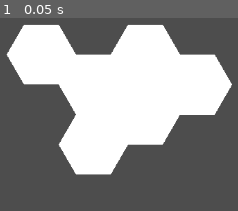
Above: before the commit, frame 1.
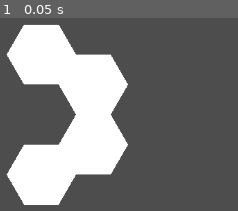
Above: after the commit, the same moment.

Repository: shuhei0916/hex-world
Game: Godot game, scene res://tile_spawner.tscn
Same seed, same stepped clock (60 frames per second), same inputs: the game is played once before the commit and once after it. This scene is started directly instead of the project's main scene.
Inputs:
- Up to frame 1 (0.05 s): no input

The runs differ from the first frame. In frame 1, 28% of the frame differs, in the area x 2-98%, y 3-97%.

Commit message:
Update TILE_SHAPES

Diff:
--- a/tile_spawner.gd
+++ b/tile_spawner.gd
@@ -4,21 +4,18 @@
 
 # 複数のセルで構成されたタイル（形状）の定義
 const TILE_SHAPES = {
-	"single": [Vector2(0, 0)],                   # 単一セル
-	"horizontal_2": [Vector2(0, 0), Vector2(1, 0)],    # 水平2セル
-	"vertical_2": [Vector2(0, 0), Vector2(0, 1)],    # 垂直2セル
-	"L_shape": [Vector2(0, 0), Vector2(1, 0), Vector2(0, 1)],  # L字型
-	"bar": [Vector2(0, 0), Vector2(1, 0), Vector2(2, 0), Vector2(3, 0)],  # 水平4セル (Tetrahex - bar)
-	"worm": [Vector2(0, 0), Vector2(0, 1), Vector2(0, 2), Vector2(0, 3)],  # 垂直4セル (Tetrahex - worm)
-	"pistol": [Vector2(0, 0), Vector2(1, 0), Vector2(1, 1), Vector2(2, 1)],  # ジグザグ型 (Tetrahex - pistol)
-	"propeller": [Vector2(0, 0), Vector2(1, 0), Vector2(1, 1), Vector2(2, 0)],  # T型 (Tetrahex - propeller)
-	"arch": [Vector2(0, 0), Vector2(1, 0), Vector2(1, -1), Vector2(2, 0)],  # アーチ型 (Tetrahex - arch)
-	"bee": [Vector2(0, 0), Vector2(1, 0), Vector2(0, 1), Vector2(-1, 1)],  # 蜂型 (Tetrahex - bee)
-	"wave": [Vector2(0, 0), Vector2(1, 0), Vector2(2, -1), Vector2(3, -1)]  # 波型 (Tetrahex - wave)
+	"bar": [Vector2(0, 0), Vector2(0, 1), Vector2(0, 2), Vector2(0, 3)],
+	"worm": [Vector2(0, 0), Vector2(0, 1), Vector2(0, 2), Vector2(1, 2)],
+	"pistol": [Vector2(0, 0), Vector2(1, 0), Vector2(1, 1), Vector2(2, 1)],
+	"propeller": [Vector2(0, 0), Vector2(1, 0), Vector2(1, 1), Vector2(2, 0)],
+	"arch": [Vector2(0, 0), Vector2(1, 0), Vector2(1, 1), Vector2(0, 2)],
+	"bee": [Vector2(0, 0), Vector2(1, 0), Vector2(1, -1), Vector2(2, 0)],
+	"wave": [Vector2(0, 0), Vector2(1, 0), Vector2(2, 0), Vector2(3, 0)],
 }
 
 func spawn_tile():
-	var tile_shape = get_random_shape()
+	#var tile_shape = get_random_shape()
+	var tile_shape = TILE_SHAPES["arch"]
 	var tile_node = TILE_SCENE.instantiate()
 	add_child(tile_node)
 	for cell in tile_shape:
@@ -32,12 +29,16 @@
 	var y = size * sqrt(3) * (cell.y + 0.5 * (int(cell.x) % 2)) # %演算子をそろえるときはint % intの型に揃えて！
 	return Vector2(x, y)
 
+#func get_tile_shape(tile_name):
+
 func get_random_shape():
 	var keys = TILE_SHAPES.keys()
-	return TILE_SHAPES[keys[randi() % keys.size()]]
+	print(keys)
+	var res = TILE_SHAPES[keys[randi() % keys.size()]]
+	print(res)
+	return res
 
 
 func _ready():
 	randomize()  # ランダムシードを設定
-	for i in range(3):  # 3つのタイルを生成
-		spawn_tile()
+	spawn_tile()
